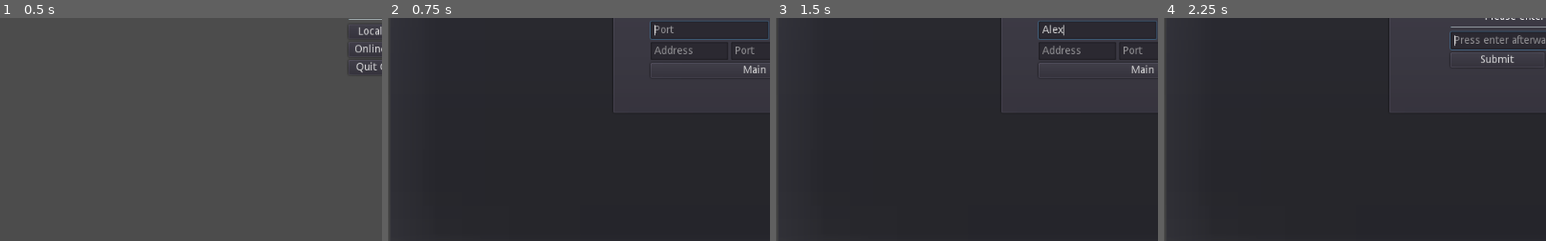
Above: before the commit, frames 1-4 (left to right).
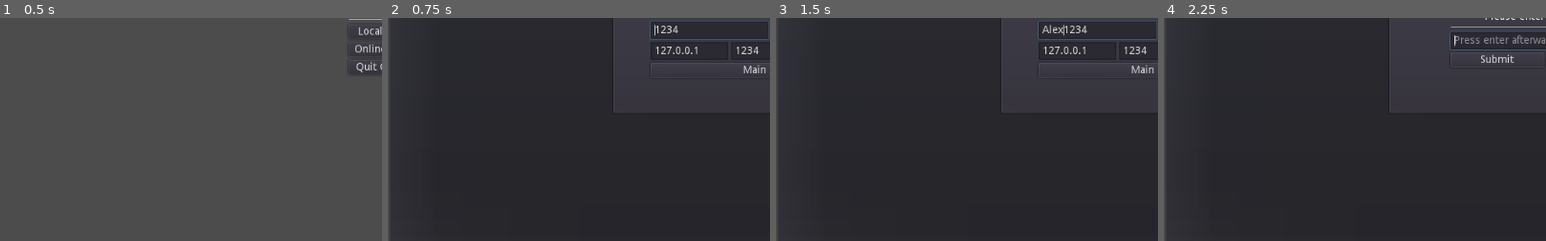
Above: after the commit, the same moments.

Repository: PistolRcks/flfa-project
Game: Godot game, scene res://ui/MainMenu.tscn
Two runs of this game, one before a commit and one after it. Both use one fixed random seed, a clock stepped at 60 frames per second and the inputs below.
Inputs (mouse positions are % of the whole screen's width and height, from its top left):
- Up to frame 1 (0.5 s): no input
- Up to frame 2 (0.75 s): click "Online Play" at 0.5 s
- Up to frame 3 (1.5 s): click (54, 93) at 1.27 s; type "Alex" at 1.35 s
- Up to frame 4 (2.25 s): click "Host" at 2 s
The pictures show only the part of the screen within x 0-50%, y 45-95%; the shares and areas given below are measured in that part.

Frame 1 is identical in both runs. In frame 2, 0.5% of the frame differs, in the area x 69-97%, y 3-17%; in frame 3, 0.5%; in frame 4, nothing differs.

Commit message:
Added rollback? I guess? Resolves #19?????

Diff:
--- a/level/Arena.gd
+++ b/level/Arena.gd
@@ -34,6 +34,13 @@
 		p1.update_facing(false)
 		p2.update_facing(true)
 
+	$UI/CombatUI.set_debug_text(
+		"p1_x: " + str(p1_x)
+		+ "\np1_vel: " + str(p1.velocity)
+		+ "\np2_x: " + str(p2_x)
+		+ "\np2_vel: " + str(p2.velocity)
+	)
+
 	# Place the camera in the middle, also adjust camera zoom
 	$Camera.position.x = (p1_x + p2_x) / 2
 
@@ -46,6 +53,13 @@
 	var b = MIN_ZOOM - m * MIN_ZOOM_DISTANCE
 	var zoom_mod = dist_clamped * m + b
 	$Camera.zoom = Vector2(1, 1) * zoom_mod
+
+func get_player(num: int) -> PlayerEntity:
+	if num == 1: return p1
+	else: return p2
+
+func get_combat_ui() -> CombatUI:
+	return ($UI/CombatUI as CombatUI)
 
 # Handles a game end state
 func _handle_endgame(gameover_text: String):
--- a/level/basic_arena/TestingArena.tscn
+++ b/level/basic_arena/TestingArena.tscn
@@ -64,11 +64,12 @@
 
 [node name="Player1" parent="." instance=ExtResource( 1 )]
 position = Vector2( -54, -52 )
+controller = 2
 
 [node name="Player2" parent="." instance=ExtResource( 1 )]
 position = Vector2( 46, -54 )
 player_number = 2
-controller = 1
+controller = 2
 full_name = "Punching Bag"
 
 [node name="Floor" type="TileMap" parent="."]
--- a/project.godot
+++ b/project.godot
@@ -9,6 +9,11 @@
 config_version=4
 
 _global_script_classes=[ {
+"base": "Control",
+"class": "CombatUI",
+"language": "GDScript",
+"path": "res://ui/components/CombatUI.gd"
+}, {
 "base": "Object",
 "class": "Combo",
 "language": "GDScript",
@@ -50,6 +55,7 @@
 "path": "res://entity/PlayerEntity.gd"
 } ]
 _global_script_class_icons={
+"CombatUI": "",
 "Combo": "",
 "Entity": "",
 "Hitbox": "",
@@ -69,6 +75,12 @@
 [autoload]
 
 Globals="*res://globals.gd"
+SyncManager="*res://addons/godot-rollback-netcode/SyncManager.gd"
+SyncDebugger="*res://addons/godot-rollback-netcode/SyncDebugger.gd"
+
+[editor_plugins]
+
+enabled=PoolStringArray( "res://addons/godot-rollback-netcode/plugin.cfg" )
 
 [input]
 
@@ -194,6 +206,16 @@
 "events": [ Object(InputEventKey,"resource_local_to_scene":false,"resource_name":"","device":0,"alt":false,"shift":false,"control":false,"meta":false,"command":false,"pressed":false,"scancode":0,"physical_scancode":16777245,"unicode":0,"echo":false,"script":null)
  ]
 }
+sync_debug={
+"deadzone": 0.5,
+"events": [ Object(InputEventKey,"resource_local_to_scene":false,"resource_name":"","device":0,"alt":false,"shift":false,"control":false,"meta":false,"command":false,"pressed":false,"scancode":16777254,"physical_scancode":0,"unicode":0,"echo":false,"script":null)
+ ]
+}
+show_debug_text={
+"deadzone": 0.5,
+"events": [ Object(InputEventKey,"resource_local_to_scene":false,"resource_name":"","device":0,"alt":false,"shift":false,"control":false,"meta":false,"command":false,"pressed":false,"scancode":0,"physical_scancode":16777246,"unicode":0,"echo":false,"script":null)
+ ]
+}
 
 [physics]
 
--- a/ui/MultiplayerUI.gd
+++ b/ui/MultiplayerUI.gd
@@ -18,13 +18,20 @@
 			return sender + " " + message
 		return "[" + sender + "]: " + message
 
+# Vars
 var message_history : Array = []
 var username = "User"
 var port : int = 3000
 var self_id = 0		# the unique id of the multiplayer client
+var game_beginning = false	# required to be set while beginning game due to weird doubleshot
 
 # Dictionary of int keys and bool values staating which players are ready
 var readied_players : Dictionary = {}
+var loaded_players : Dictionary = {}
+
+# Scenes
+const game_scene = preload("res://level/basic_arena/TestingArena.tscn")
+var game_node : Node2D
 
 # Called when the node enters the scene tree for the first time.
 func _ready():
@@ -37,8 +44,8 @@
 
 func _process(delta):
 	# Set button text to reflect game start timer
-	if not $"BeginTimer".is_stopped():
-		$"%StartGameButton".text = "Starting in %d..." % ceil($"BeginTimer".time_left)
+	if not $"%BeginTimer".is_stopped():
+		$"%StartGameButton".text = "Starting in %d..." % ceil($"%BeginTimer".time_left)
 	elif readied_players.get(self_id):
 		$"%StartGameButton".text = "Waiting..."
 	else:
@@ -117,6 +124,8 @@
 
 	# Add new player
 	readied_players[id] = false
+	loaded_players[id] = false
+	SyncManager.add_peer(id)
 
 	# Undisable join button
 	$"%StartGameButton".disabled = false
@@ -125,6 +134,8 @@
 	print("Player with ID " + String(id) + " disconnected!")
 
 	readied_players.erase(id)
+	loaded_players.erase(id)
+	SyncManager.remove_peer(id)
 
 	# Redisable join button
 	$"%StartGameButton".disabled = true
@@ -203,12 +214,45 @@
 
 	if all_players_ready:
 		# Start launch countdown
-		$"BeginTimer".start(3)
+		$"%BeginTimer".start(3)
 	else:
 		# Cancel launch countdown
-		$"BeginTimer".stop()
+		$"%BeginTimer".stop()
 
 # Starts the game once the timer is over
 func _on_BeginTimer_timeout():
-	print("We are finished!")
-	pass # Replace with function body.
+	print("We are finished! Beginning game...")
+	if not game_beginning:
+		rpc("begin_game")
+
+# Sets if a player with the RPC id `id` is ready
+remotesync func set_loaded(id : int, is_loaded : bool):
+	loaded_players[id] = is_loaded
+
+remotesync func begin_game():
+	# Pause until we're all finished
+	game_beginning = true
+	get_tree().set_pause(true)
+
+	# Instance scene, set as child
+	game_node = game_scene.instance()
+	add_child(game_node)
+
+	# Setup SyncManager
+	# Only the server should start sync
+	if self_id == 1:
+		SyncManager.start()
+
+	rpc("set_loaded", self_id, true)
+
+	# Busy wait until we're all loaded
+	var all_players_loaded = false
+	while not all_players_loaded:
+		all_players_loaded = true
+		for loaded in readied_players.values():
+			if not loaded:
+				all_players_loaded = false
+				break
+
+	# Now we can start
+	get_tree().set_pause(false)
--- a/ui/MultiplayerUI.tscn
+++ b/ui/MultiplayerUI.tscn
@@ -198,6 +198,7 @@
 margin_bottom = 24.0
 size_flags_horizontal = 3
 size_flags_vertical = 3
+text = "1234"
 placeholder_text = "Port"
 
 [node name="HostSubmit" type="Button" parent="HostPopup/MarginContainer/PanelContainer/CenterContainer/VBoxContainer/HostHBox"]
@@ -218,6 +219,7 @@
 margin_bottom = 24.0
 size_flags_horizontal = 3
 size_flags_vertical = 3
+text = "127.0.0.1"
 placeholder_text = "Address"
 
 [node name="ClientPortInput" type="LineEdit" parent="HostPopup/MarginContainer/PanelContainer/CenterContainer/VBoxContainer/ClientHBox"]
@@ -227,6 +229,7 @@
 margin_bottom = 24.0
 size_flags_horizontal = 3
 size_flags_vertical = 3
+text = "1234"
 placeholder_text = "Port"
 
 [node name="ClientSubmit" type="Button" parent="HostPopup/MarginContainer/PanelContainer/CenterContainer/VBoxContainer/ClientHBox"]
@@ -244,6 +247,7 @@
 text = "Main Menu"
 
 [node name="BeginTimer" type="Timer" parent="."]
+unique_name_in_owner = true
 one_shot = true
 
 [connection signal="toggled" from="TextInputContainer/VBoxContainer/HBoxContainer/StartGameButton" to="." method="_on_StartGameButton_toggled"]
--- a/ui/components/CombatUI.gd
+++ b/ui/components/CombatUI.gd
@@ -1,3 +1,4 @@
+class_name CombatUI
 extends Control
 
 onready var p1_health := $Padding/Grid/P1/Healthbar
@@ -27,6 +28,9 @@
 	else:
 		if not timer.paused:
 			timer_text.bbcode_text = "[center]%d[/center]" % timer.time_left
+
+	if Input.is_action_just_pressed("show_debug_text"):
+		$DebugPanel.visible = !$DebugPanel.visible
 
 """ Update inputs pressed, reflected in the UI.
 		`int` player - The player whose inputs to update (1 or 2, default 2)
@@ -79,6 +83,12 @@
 	$GameOverText.visible = true
 	$GameOverText.bbcode_text = "[center]" + new_text + "[/center]"
 
+func set_debug_text(new_text: String):
+	$"%DebugText".text = new_text
+
+func get_debug_text(new_text: String):
+	return $"%DebugText".text
+
 """ Initially starts the timer (usually at the beginning of the round).
 	Round length is controlled by the ROUND_LENGTH global.
 """
--- a/ui/components/CombatUI.tscn
+++ b/ui/components/CombatUI.tscn
@@ -6,9 +6,6 @@
 anchor_right = 1.0
 anchor_bottom = 1.0
 script = ExtResource( 1 )
-__meta__ = {
-"_edit_use_anchors_": false
-}
 
 [node name="Padding" type="MarginContainer" parent="."]
 anchor_right = 1.0
@@ -144,4 +141,18 @@
 [node name="Timer" type="Timer" parent="."]
 one_shot = true
 
+[node name="DebugPanel" type="PanelContainer" parent="."]
+anchor_top = 1.0
+anchor_right = 1.0
+anchor_bottom = 1.0
+margin_top = -107.0
+
+[node name="DebugText" type="RichTextLabel" parent="DebugPanel"]
+unique_name_in_owner = true
+margin_left = 7.0
+margin_top = 7.0
+margin_right = 1017.0
+margin_bottom = 100.0
+fit_content_height = true
+
 [connection signal="timeout" from="Timer" to="." method="_on_Timer_timeout"]
--- a/util/ComboController.gd
+++ b/util/ComboController.gd
@@ -51,10 +51,17 @@
 
 func _process(delta):
 	# Read inputs, convert into numpad notation
-	var up = Input.is_action_pressed(nat_up)
-	var down = Input.is_action_pressed(nat_down)
-	var left = Input.is_action_pressed(nat_left)
-	var right = Input.is_action_pressed(nat_right)
+	var up
+	var down
+	var left
+	var right
+
+	if assigned_player != -1:
+		up = Input.is_action_pressed(nat_up)
+		down = Input.is_action_pressed(nat_down)
+		left = Input.is_action_pressed(nat_left)
+		right = Input.is_action_pressed(nat_right)
+
 	var numpad # assume input is neutral
 	var input_to_process = ""
 
@@ -100,7 +107,7 @@
 
 	input_to_process += str(numpad) if numpad else ""
 
-	if Input.is_action_pressed(nat_attack_a):
+	if assigned_player != -1 and Input.is_action_pressed(nat_attack_a):
 		input_to_process += "A"
 
 	# don't repeat inputs
